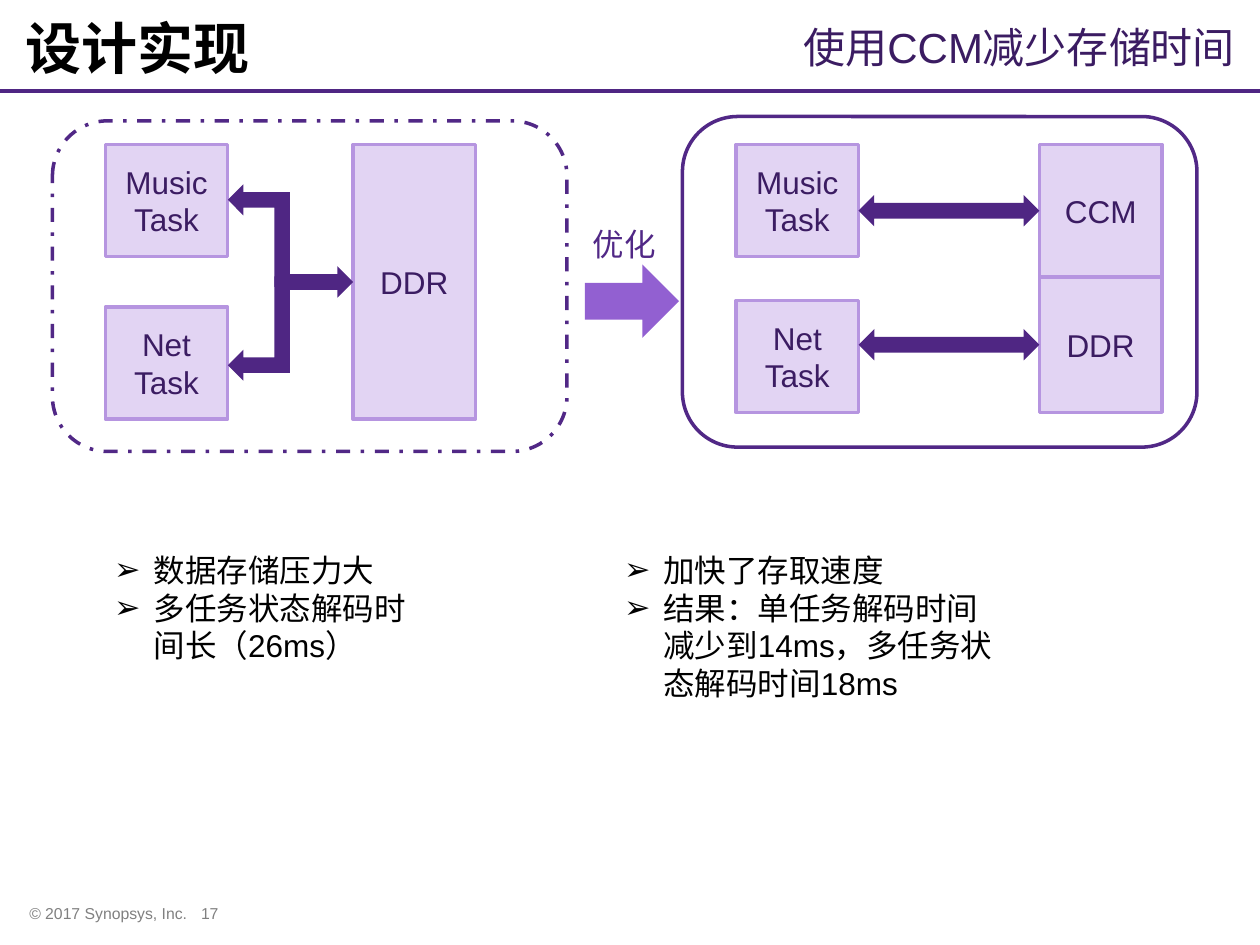
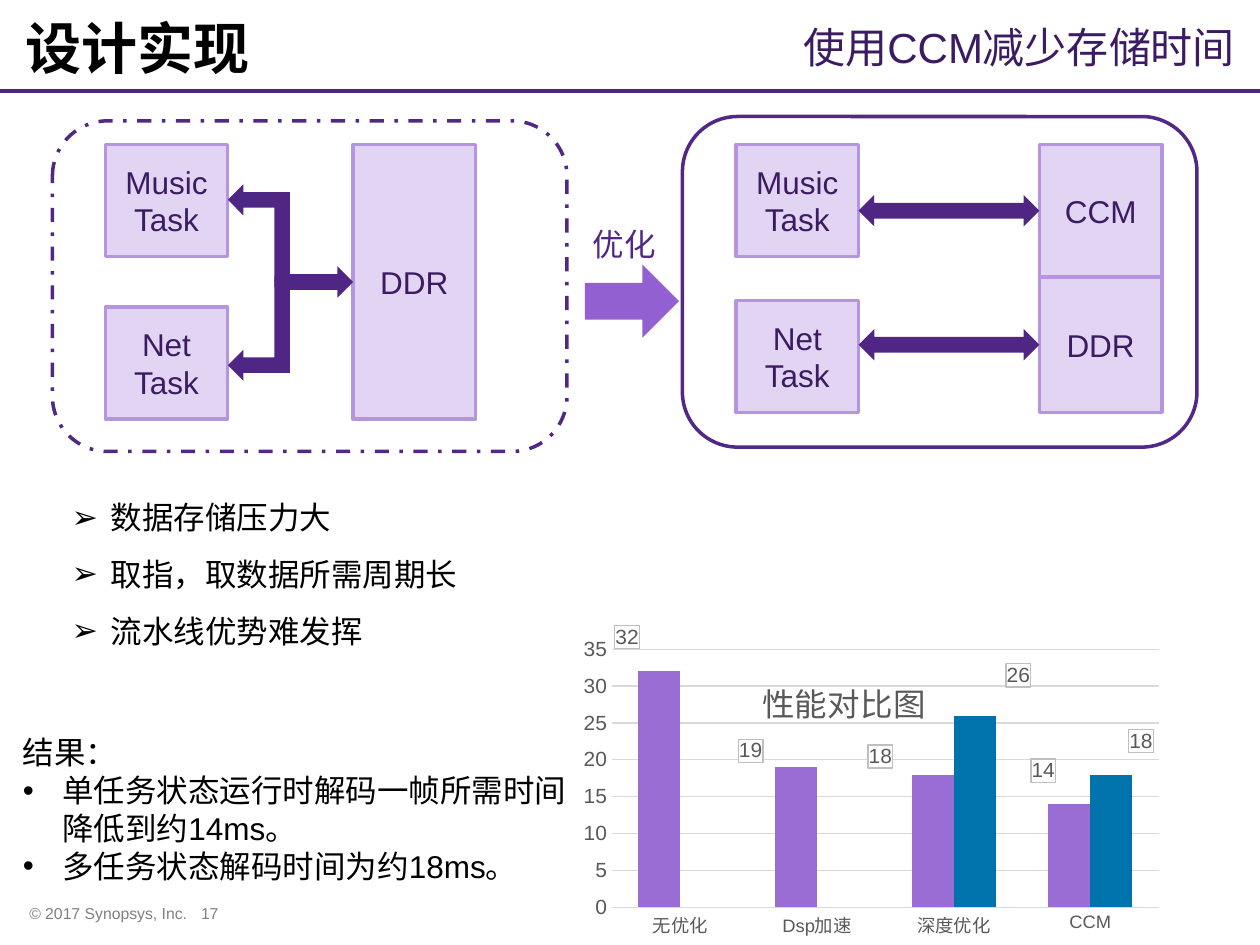
Before and after one commit to whutddk/iRhythm, a slide deck: slide 17 of doc/华智队作品展示PPT.pptx. Drawn at 1260x945 pixels with LibreOffice and Linux fonts; fonts in the diff are those of the drawing; background and template pictures are left out. Boxes give left, top, right and bottom in pixels: in the first picture for what was removed or moved away, otherwise in the second. Text is boxed around its words. In the diff, an @@ line names an element or a change of style, - is before the commit and + after.

```diff
--- a/doc/华智队作品展示PPT.pptx
+++ b/doc/华智队作品展示PPT.pptx
@@ text "数据存储压力大" moved from (x1=154, y1=555, x2=406, y2=660) to (x1=111, y1=502, x2=457, y2=646) @@
@@ text at (x1=111, y1=502, x2=331, y2=532): line spacing 1 to 1.5 @@
@@ text at (x1=111, y1=559, x2=457, y2=646): text changed @@
-➢ 多任务状态解码时间长（26ms）
+➢ 取指，取数据所需周期长
+➢ 流水线优势难发挥
@@ column chart added at (x1=558, y1=625, x2=1160, y2=945) @@
+title "性能对比图 "
+categories: 无优化, Dsp加速, 深度优化, CCM
+单任务: 32, 19, 18, 14
+多任务: -, -, 26, 18
@@ text at (x1=23, y1=737, x2=566, y2=881): text changed @@
-➢ 加快了存取速度
-➢ 结果：单任务解码时间减少到14ms，多任务状态解码时间18ms
+结果：
+• 单任务状态运行时解码一帧所需时间降低到约14ms。
+• 多任务状态解码时间为约18ms。
```
Also in this commit, not shown: 5 other slides changed.
